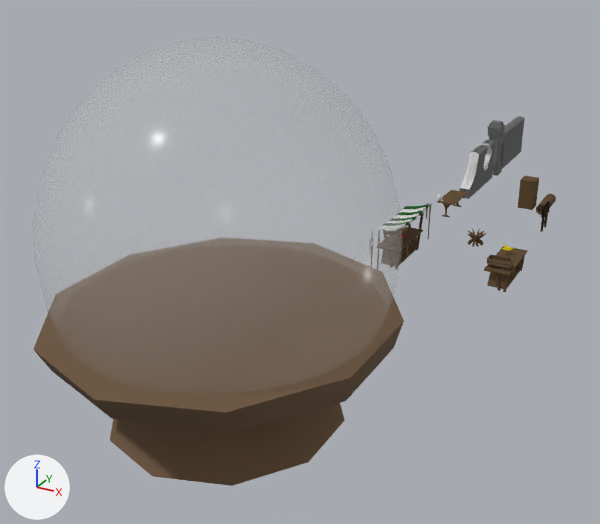
The Blender file Assets/Models/allmodels.blend as it was, and as the next commit left it.
One viewpoint serves both versions: a 50 mm lens placed at (33.2, -75.1, 38.6), pointed at (-7.4, -1.2, 1.7). Arrows for +X, +Y and +Z are at lower left; the lights stay in place.

Before the edit, the objects in view are built like this:
```python
me_cube_024 = bpy.data.meshes.new('Cube.024')
me_cube_024.from_pydata(...)  # 48 vertices, 46 faces; spans x -0.72..0.72, y -5.52..5.52, z 0.0..5.85
me_cube_024.materials.append(mat_rock)  # dark grey #666666
me_cylinder = bpy.data.meshes.new('Cylinder')
me_cylinder.from_pydata(...)  # 40 vertices, 32 faces; spans x -13.2..13.2, y -14.9..14.9, z 0.0..9.3
me_cylinder.materials.append(mat_drewnojasne)  # brown #6e563f
me_sphere_002 = bpy.data.meshes.new('Sphere.002')
me_sphere_002.from_pydata(...)  # 321 vertices, 320 faces; spans x -13.5..13.5, y -13.6..13.6, z 0.1..20.5
me_sphere_002.materials.append(mat_glass)  # white #e7e7e7
ob_dome = bpy.data.objects.new('dome', me_sphere_002)
ob_dome.location = (0.0, -27.0, 9.3)
ob_platter = bpy.data.objects.new('platter', me_cylinder)
ob_platter.location = (0.0, -27.0, 0.0)
ob_wallgood = bpy.data.objects.new('wallGood', me_cube_024)
ob_wallgood.location = (0.1, 54.5, -0.1)
# also in view: 'stallroofless' at (12.6, 9.3, 1.0); 'human' at (8.7, 33.6, 2.0); 'wall' at (0.1, 38.2, 2.9)
```
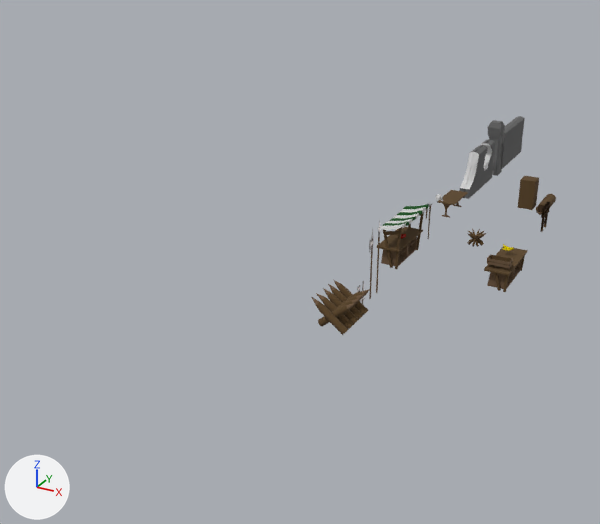
Changed parts and their boxes [x1, y1, x2, y2] in the pictures (600 x 524 px):
'dome', deleted
    before: [33, 37, 403, 394]
'platter', deleted (brown)
    before: [33, 297, 404, 486]
'barricade', unchanged, uncovered by the edit
    after: [311, 280, 370, 335]

Edits to the bpy script that builds the scene:
```text
Remove ob_platter:
    ob_platter = bpy.data.objects.new('platter', me_cylinder)
    ob_platter.location = (0.0, -27.0, 0.0)
Remove ob_dome:
    ob_dome = bpy.data.objects.new('dome', me_sphere_002)
    ob_dome.location = (0.0, -27.0, 9.3)
```
